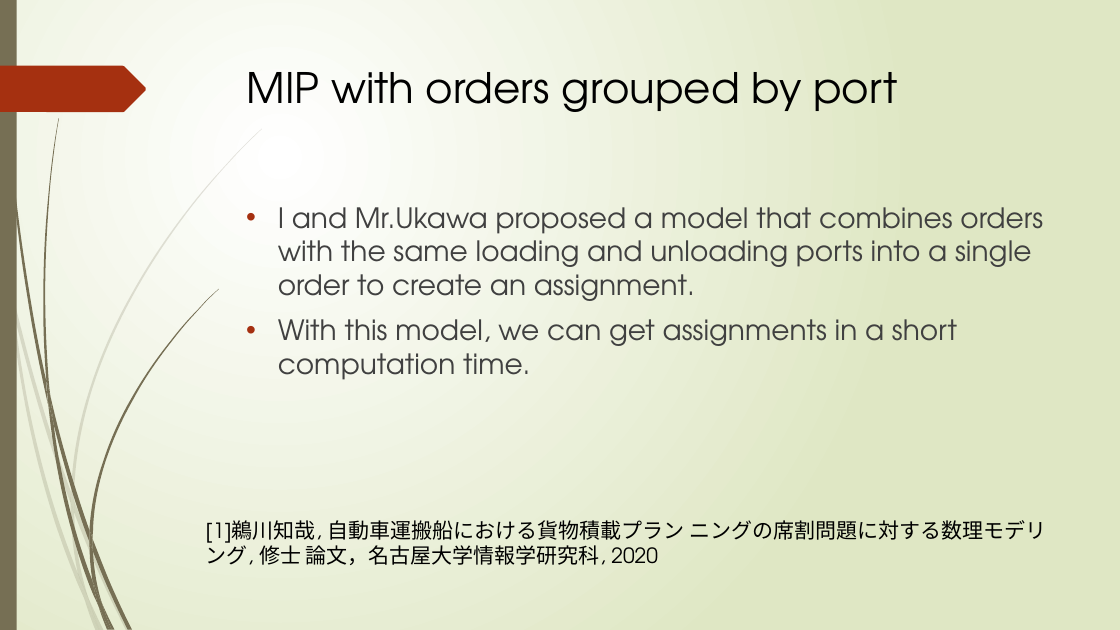
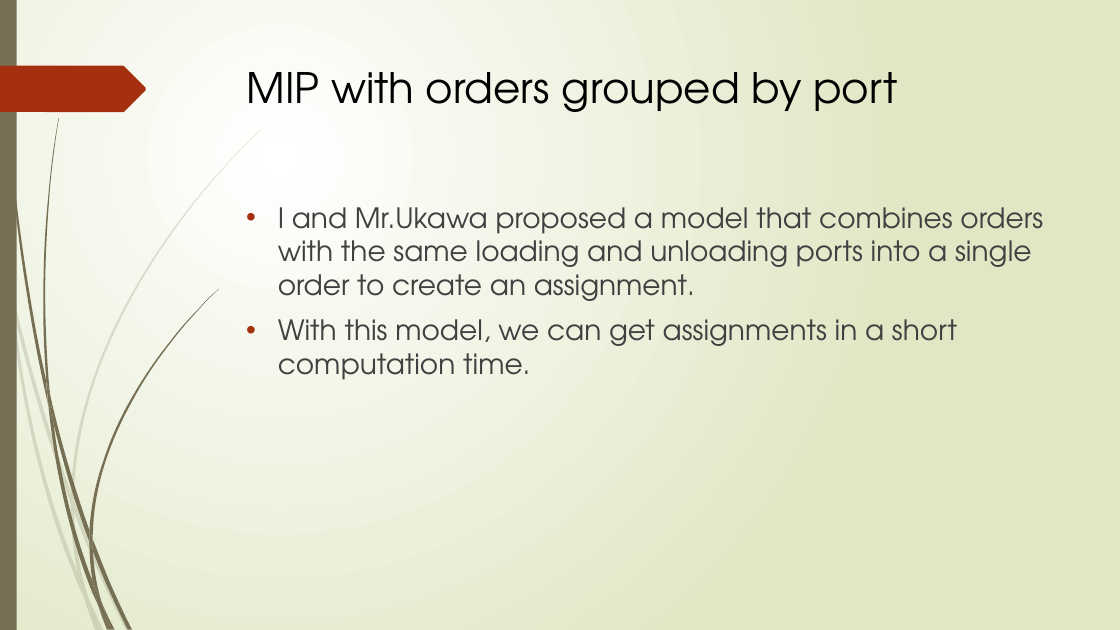
Before and after one commit to r-kurosu/kline_new, a slide deck: slide 60 of 竹田_修論発表.pptx. Drawn at 1120x630 pixels with LibreOffice and Linux fonts; fonts in the diff are those of the drawing. Boxes give left, top, right and bottom in pixels: in the first picture for what was removed or moved away, otherwise in the second. Text is boxed around its words. In the diff, an @@ line names an element or a change of style, - is before the commit and + after.

```diff
--- a/竹田_修論発表.pptx
+++ b/竹田_修論発表.pptx
@@ text removed at [206, 520, 1046, 565] @@
-[1]鵜川知哉, 自動車運搬船における貨物積載プラン ニングの席割問題に対する数理モデリング, 修士 論文，名古屋大学情報学研究科, 2020
```
Also in this commit, not shown: 4 other slides changed.
